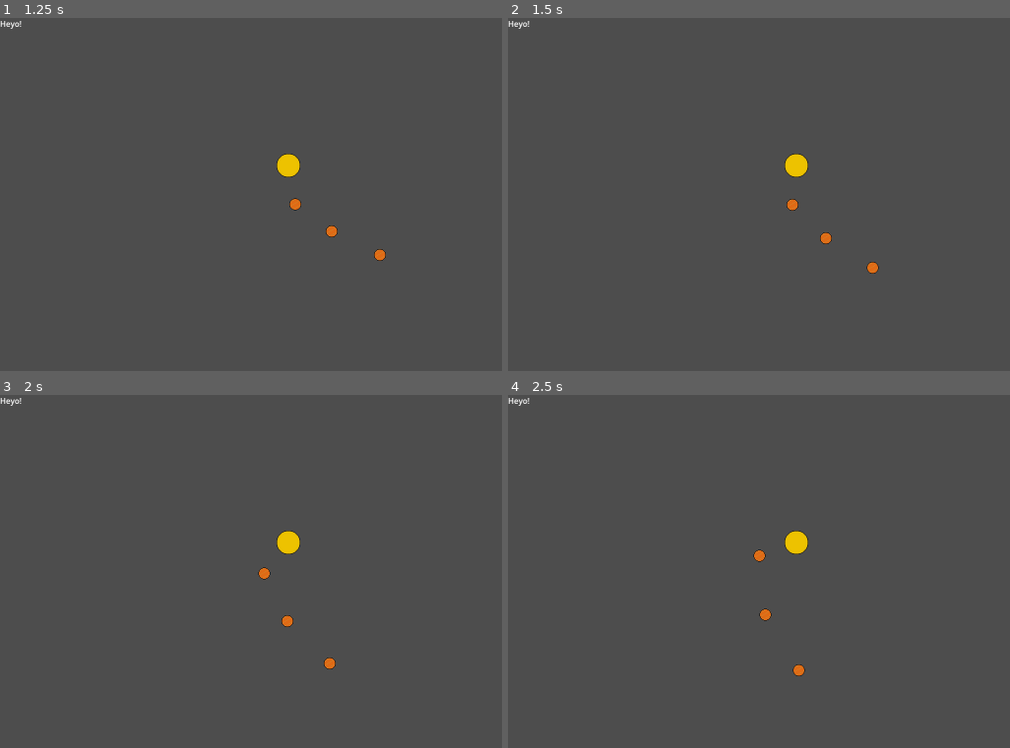
Above: before the commit, frames 1-4 (two rows, left to right).
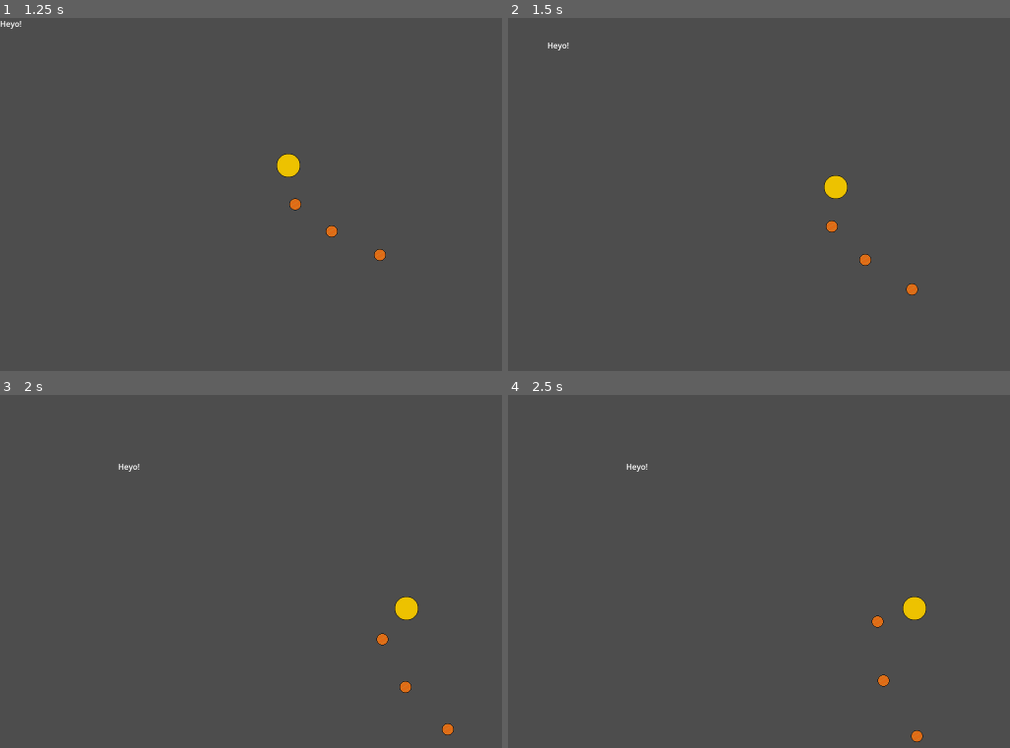
Above: after the commit, the same moments.

Repository: matthman2019/cac-space-game
Game: Godot game, scene res://entities/scenes/GAME.tscn
Two runs of this game, one before a commit and one after it. Both use one fixed random seed, a clock stepped at 60 frames per second and the inputs below.
Inputs (mouse positions are in pixels of both pictures, inside the frame that each line leads up to):
- Up to frame 1 (1.25 s): move the mouse to (outside the picture) at 0.52 s; click (outside the picture) at 0.67 s
- Up to frame 2 (1.5 s): drag from (743, 261) to (864, 328) at 1.27 s
- Up to frame 3 (2 s): no input
- Up to frame 4 (2.5 s): move the mouse to (979, 518) at 2.02 s; click (979, 518) at 2.17 s

Frame 1 is identical in both runs. In frame 2, 1.0% of the frame differs, in the area x 0-82%, y 0-79%; in frame 3, 1.0%, in the area x 0-91%, y 0-97%; in frame 4, 1.0%.

Commit message:
added camera dragging and zooming

Diff:
--- /dev/null
+++ b/entities/entity.tscn
@@ -0,0 +1,3 @@
+[gd_scene format=3 uid="uid://bfk40ouw0coyo"]
+
+[node name="Node2D" type="Node2D" unique_id=1568340694]
--- a/entities/scenes/GAME.tscn
+++ b/entities/scenes/GAME.tscn
@@ -1,6 +1,7 @@
 [gd_scene format=3 uid="uid://dx3jiaxn7me3s"]
 
 [ext_resource type="PackedScene" uid="uid://b76xufvnlyj5o" path="res://entities/scenes/solarSystem.tscn" id="1_dihm6"]
+[ext_resource type="Script" uid="uid://bwhrrj44kinov" path="res://entities/scripts/camera_2d.gd" id="2_0m8qs"]
 
 [node name="GAME" type="Node2D" unique_id=2041336532]
 
@@ -9,6 +10,7 @@
 
 [node name="Camera2D" type="Camera2D" parent="." unique_id=1329744980]
 offset = Vector2(800, 450)
+script = ExtResource("2_0m8qs")
 
 [node name="CanvasLayer" type="CanvasLayer" parent="Camera2D" unique_id=1103718539]
 follow_viewport_enabled = true
--- /dev/null
+++ b/entities/scripts/camera_2d.gd
@@ -0,0 +1,41 @@
+extends Camera2D
+
+var dragging: bool = false
+var drag_start: Vector2
+
+var zoom_min: float = 0.1
+var zoom_max: float = 8.0
+var zoom_speed: float = 0.1
+
+var followed_planet: Node2D = null
+
+func _process(_delta: float) -> void:
+	if followed_planet != null and is_instance_valid(followed_planet):
+		position = followed_planet.global_position
+
+func _input(event):
+	if event is InputEventMouseButton:
+		if event.button_index == MOUSE_BUTTON_LEFT:
+			if event.pressed:
+				dragging = true
+				drag_start = get_global_mouse_position()
+				followed_planet = null
+			else:
+				dragging = false
+
+		if event.button_index == MOUSE_BUTTON_WHEEL_UP:
+			var mouse_before = get_global_mouse_position()
+			zoom = clamp(zoom + Vector2(zoom_speed, zoom_speed),
+						Vector2(zoom_min, zoom_min),
+						Vector2(zoom_max, zoom_max))
+			position += mouse_before - get_global_mouse_position()
+
+		if event.button_index == MOUSE_BUTTON_WHEEL_DOWN:
+			var mouse_before = get_global_mouse_position()
+			zoom = clamp(zoom - Vector2(zoom_speed, zoom_speed),
+						Vector2(zoom_min, zoom_min),
+						Vector2(zoom_max, zoom_max))
+			position += mouse_before - get_global_mouse_position()
+
+	if event is InputEventMouseMotion and dragging:
+		position -= event.relative / zoom.x
Not shown, added: entities/scripts/camera_2d.gd.uid
